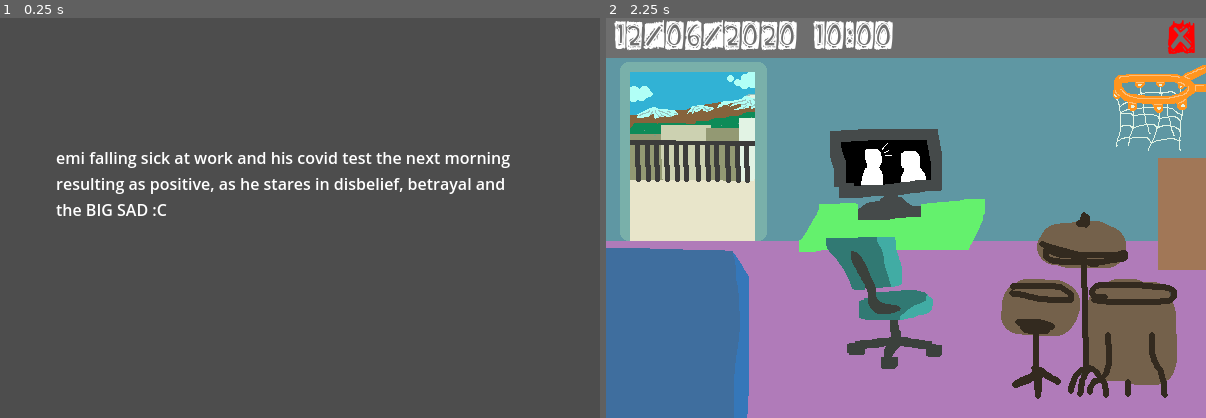
Above: before the commit, frames 1-2 (left to right).
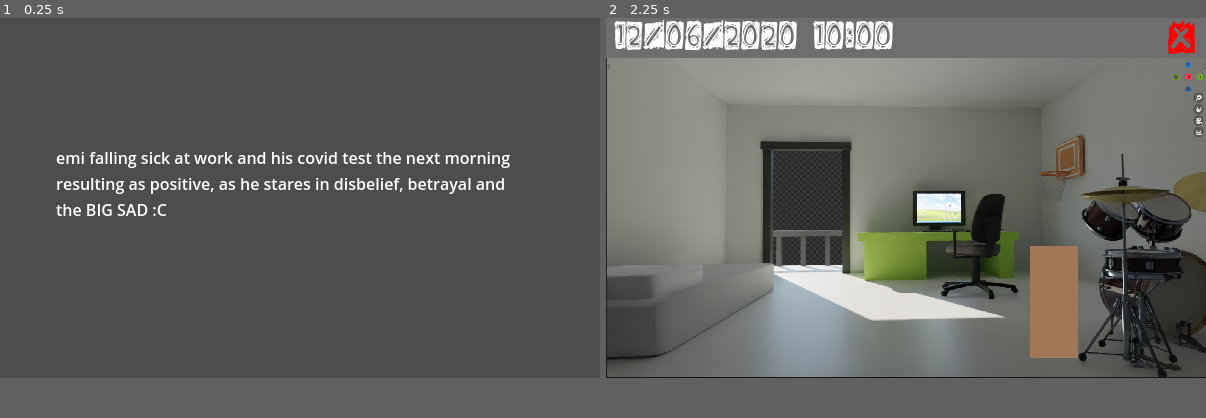
Above: after the commit, the same moments.

Repository: ArceusMaxis/shutin
Game: Godot game, scene res://scenes/prologue.tscn
Two runs of this game, one before a commit and one after it. Both use one fixed random seed, a clock stepped at 60 frames per second and the inputs below.
Inputs:
- Up to frame 1 (0.25 s): no input
- Up to frame 2 (2.25 s): tap Enter at 0.5, 2 s; hold D (right) 0.53-1.28 s; tap E (interact) at 0.6, 1.35, 2.1 s; tap Space at 1.25 s; hold S (down) 1.28-2.03 s; hold D (right) from 2.03 s (still down)
In our replay, the window is 600x400 before the commit and 600x360 after it. These sizes can differ from the game's own. Grey fills any space a smaller window leaves; there, only what the larger window draws over its background counts as a difference.

The runs differ from the first frame. In frame 1, only the window size differs. In frame 2, 82% of the frame differs, in the area x 0-100%, y 10-100%.

Commit message:
new art pass for room scene

Diff:
--- a/project.godot
+++ b/project.godot
@@ -18,7 +18,7 @@
 [display]
 
 window/size/viewport_width=600
-window/size/viewport_height=400
+window/size/viewport_height=360
 window/size/resizable=false
 window/size/borderless=true
 window/size/extend_to_title=true
--- a/scenes/room.tscn
+++ b/scenes/room.tscn
@@ -26,41 +26,17 @@
 [ext_resource type="AudioStream" uid="uid://b86w0rswipix4" path="res://sfx/blastcymbal.wav" id="18_4huk4"]
 [ext_resource type="AudioStream" uid="uid://djn8v0mi62lel" path="res://bg funky.wav" id="24_56q4j"]
 
-[sub_resource type="RectangleShape2D" id="RectangleShape2D_7b8kx"]
-size = Vector2(120, 152)
-
-[sub_resource type="RectangleShape2D" id="RectangleShape2D_bpsl0"]
-size = Vector2(160, 32)
-
-[sub_resource type="RectangleShape2D" id="RectangleShape2D_4nbc5"]
-size = Vector2(64, 112)
-
-[sub_resource type="RectangleShape2D" id="RectangleShape2D_85jk4"]
-size = Vector2(448, 221)
-
 [sub_resource type="RectangleShape2D" id="RectangleShape2D_jo1wa"]
-size = Vector2(24, 222.5)
+size = Vector2(168, 248)
 
 [sub_resource type="RectangleShape2D" id="RectangleShape2D_4nsq3"]
-size = Vector2(144, 160)
+size = Vector2(72, 240)
 
 [sub_resource type="RectangleShape2D" id="RectangleShape2D_l616m"]
 size = Vector2(16, 400)
 
 [sub_resource type="RectangleShape2D" id="RectangleShape2D_bqg1k"]
 size = Vector2(632, 24)
-
-[sub_resource type="RectangleShape2D" id="RectangleShape2D_5w4ri"]
-size = Vector2(144, 112)
-
-[sub_resource type="RectangleShape2D" id="RectangleShape2D_g20p4"]
-size = Vector2(176, 104)
-
-[sub_resource type="RectangleShape2D" id="RectangleShape2D_ecorw"]
-size = Vector2(128, 72)
-
-[sub_resource type="RectangleShape2D" id="RectangleShape2D_kfq4a"]
-size = Vector2(136, 96)
 
 [sub_resource type="AtlasTexture" id="AtlasTexture_rgwjo"]
 atlas = ExtResource("6_0pcwu")
@@ -2495,35 +2471,23 @@
 overs = Array[CompressedTexture2D]([ExtResource("5_km6k2"), ExtResource("5_6ndcr")])
 epilogue_scn = ExtResource("6_6h3yo")
 
+[node name="Temp" type="Sprite2D" parent="."]
+position = Vector2(300, 200)
+texture = ExtResource("4_8klvk")
+
 [node name="StaticBody2D" type="StaticBody2D" parent="."]
 
-[node name="CollisionShape2D" type="CollisionShape2D" parent="StaticBody2D"]
-position = Vector2(60, 324)
-shape = SubResource("RectangleShape2D_7b8kx")
-debug_color = Color(1, 0.337255, 0.34902, 0.901961)
-
-[node name="CollisionShape2D2" type="CollisionShape2D" parent="StaticBody2D"]
-position = Vector2(488, 368)
-shape = SubResource("RectangleShape2D_bpsl0")
-debug_color = Color(0.701961, 0, 0.203922, 0.87451)
-
-[node name="CollisionShape2D3" type="CollisionShape2D" parent="StaticBody2D"]
-position = Vector2(288, 280)
-shape = SubResource("RectangleShape2D_4nbc5")
-debug_color = Color(0.701961, 0, 0.203922, 0.87451)
-
-[node name="CollisionShape2D4" type="CollisionShape2D" parent="StaticBody2D"]
-position = Vector2(376, 110.5)
-shape = SubResource("RectangleShape2D_85jk4")
-debug_color = Color(0, 0.6, 0.701961, 1)
+[node name="CollisionShape2D4" type="CollisionPolygon2D" parent="StaticBody2D"]
+position = Vector2(420, 108)
+polygon = PackedVector2Array(-180, -68, -180, 148, 36, 148, 180, 196, 180, -68)
 
 [node name="CollisionShape2D5" type="CollisionShape2D" parent="StaticBody2D"]
-position = Vector2(12, 111.25)
+position = Vector2(84, 124)
 shape = SubResource("RectangleShape2D_jo1wa")
 debug_color = Color(0, 0.6, 0.701961, 1)
 
 [node name="CollisionShape2D6" type="CollisionShape2D" parent="StaticBody2D"]
-position = Vector2(88, 80)
+position = Vector2(204, 120)
 shape = SubResource("RectangleShape2D_4nsq3")
 debug_color = Color(0, 0.6, 0.701961, 1)
 
@@ -2536,19 +2500,22 @@
 shape = SubResource("RectangleShape2D_l616m")
 
 [node name="CollisionShape2D9" type="CollisionShape2D" parent="StaticBody2D"]
-position = Vector2(300, 412)
+position = Vector2(300, 372)
 shape = SubResource("RectangleShape2D_bqg1k")
 
-[node name="Temp" type="Sprite2D" parent="."]
-position = Vector2(300, 200)
-texture = ExtResource("4_8klvk")
+[node name="DrumC" type="CollisionPolygon2D" parent="StaticBody2D"]
+position = Vector2(488, 308)
+polygon = PackedVector2Array(112, 52, -16, 52, -16, 28, 16, -28, 112, -28)
+
+[node name="BedC" type="CollisionPolygon2D" parent="StaticBody2D"]
+position = Vector2(72, 304)
+polygon = PackedVector2Array(-72, -56, 96, -56, 96, -32, -16, 32, -72, 40)
 
 [node name="Bed" type="Area2D" parent="."]
 
-[node name="BedC" type="CollisionShape2D" parent="Bed"]
-position = Vector2(72, 344)
-shape = SubResource("RectangleShape2D_5w4ri")
-debug_color = Color(0.902322, 0.000152671, 0.756671, 0.42)
+[node name="BedC" type="CollisionPolygon2D" parent="Bed"]
+position = Vector2(72, 304)
+polygon = PackedVector2Array(-72, -56, 96, -56, 96, -16, 8, 40, -72, 40)
 
 [node name="gooda" type="AudioStreamPlayer" parent="Bed"]
 stream = ExtResource("7_be0oe")
@@ -2557,37 +2524,35 @@
 
 [node name="Drums" type="Area2D" parent="."]
 
-[node name="DrumC" type="CollisionShape2D" parent="Drums"]
+[node name="DrumC" type="CollisionPolygon2D" parent="Drums"]
 position = Vector2(488, 308)
-shape = SubResource("RectangleShape2D_g20p4")
+polygon = PackedVector2Array(64, 52, -16, 36, -16, 28, 8, -12, 0, -36, 8, -60, 8, -84, -16, -100, -16, -132, -8, -140, 16, -140, 24, -180, 32, -180, 40, -148, 72, -148, 96, -156, 112, -156, 112, 52)
 
 [node name="Balcony" type="Area2D" parent="."]
 
-[node name="BalconyC" type="CollisionShape2D" parent="Balcony"]
+[node name="BalconyC" type="CollisionPolygon2D" parent="Balcony"]
 position = Vector2(88, 140)
-shape = SubResource("RectangleShape2D_ecorw")
-debug_color = Color(0, 0.642102, 0.323417, 0.42)
+polygon = PackedVector2Array(80, 108, 152, 108, 152, -4, 80, -4)
 
 [node name="bala" type="AudioStreamPlayer" parent="Balcony"]
 
 [node name="Computer" type="Area2D" parent="."]
 position = Vector2(264, 168)
 
-[node name="ComputerC" type="CollisionShape2D" parent="Computer"]
+[node name="ComputerC" type="CollisionPolygon2D" parent="Computer"]
 position = Vector2(20, 56)
-shape = SubResource("RectangleShape2D_kfq4a")
-debug_color = Color(0.368526, 0.47821, 1, 0.42)
+polygon = PackedVector2Array(20, -56, 12, -16, 12, 40, 84, 40, 84, -16, 76, -56)
 
 [node name="compa" type="AudioStreamPlayer" parent="Computer"]
 
 [node name="compa2" type="AudioStreamPlayer" parent="Computer"]
 
 [node name="Remi" parent="." instance=ExtResource("2_jwt54")]
-position = Vector2(568, 192)
+position = Vector2(432, 280)
 collision_layer = 3
 
 [node name="TempOver" type="Sprite2D" parent="."]
-position = Vector2(300, 200)
+position = Vector2(521, 242)
 texture = ExtResource("5_km6k2")
 
 [node name="Incrtimer" type="Timer" parent="."]
Not shown: 1 places in scenes/room.tscn that only renumber resources
Binary file changed: textures/room-morning.png
Binary file changed: textures/room-night.png
Binary file changed: textures/room_over_morning.png
Binary file changed: textures/room_over_night.png
